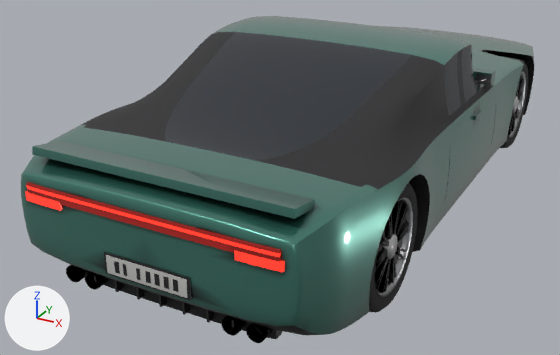
Renders of the glTF model assets/vehicles/halcyon.glb from each side of a commit.
One viewpoint serves both versions: a camera (50 mm lens) standing at (2.21, -5.04, 2.46) and looking at (-0.33, -0.43, 0.15). Lighting does not change. The marker at lower left points along +X, +Y and +Z. The picture after the commit comes second. Where no turn or scale is listed for an object, it has been applied to the vertices. Vertices at exactly the same position are counted once.

In view in the first picture: 'Body', 'Details', 'Wheel_FR', 'Wheel_RR' and 4 more.
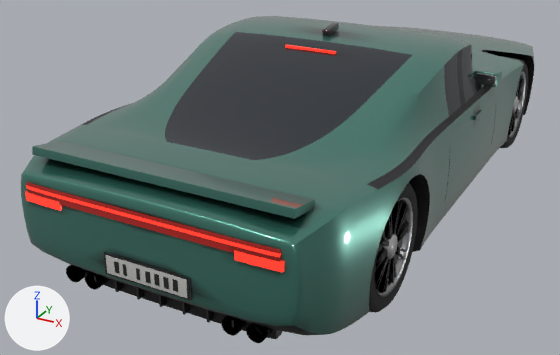
Pixel boxes [x1, y1, x2, y2] of what changed, in the pictures (560 x 355 px; the box of a moved part takes in the faces that stretch with it):
'Rounded', added: after [322, 22, 502, 87]
    faces in mat_paint: [474, 67, 502, 87]
    faces in mat_chrome: [476, 73, 496, 86]
    faces in mat_gloss: [322, 22, 339, 36]
part 1 of me_body, moved or reshaped: before [21, 175, 297, 325]; after [21, 175, 297, 326]
part 2 of me_body, recoloured: [24, 25, 500, 275] in both
part 3 of me_body, recoloured (black to green): [84, 32, 449, 187] in both
part 4 of me_details, added: after [285, 44, 336, 54]
part 5 of me_details, deleted: before [473, 68, 496, 85]

The edits, one by one:
me_body is used by ob_body; location (0.0, 0.0, 0.0).
me_body had 5169 vertices, 10334 faces and spanned x -1.01..1.01, y -2.4..2.4, z 0.12..1.25.
me_body now has 5489 vertices, 10974 faces and spans x -1.01..1.01, y -2.4..2.4, z 0.12..1.25.
me_body part 1: 98 vertices moved from x -0.82..0.82, y -2.4..-2.39, z 0.37..0.84 to x -0.82..0.82, y -2.4..-2.39, z 0.36..0.84; 73 vertices removed from x -0.75..0.74, y -2.4..-2.39, z 0.37..0.84; 233 vertices added at x -0.78..0.76, y -2.4..-2.39, z 0.36..0.84.
me_body part 2: 728 kept faces spanning x -1.01..1.01, y -2.4..2.4, z 0.12..1.25 get new vertex colours.
me_body part 3: 800 faces spanning x -0.94..0.94, y -1.81..0.55, z 0.81..1.21 switch from mat_trim to mat_paint.
Other edits to the shape of me_body do not show in these pictures.
me_body gains material mat_gloss.
me_details is used by ob_details; location (0.0, 0.0, 0.0).
me_details had 1124 vertices, 2032 faces and spanned x -0.99..0.99, y -2.42..2.42, z 0.16..0.96.
me_details now has 1084 vertices, 1972 faces and spans x -0.99..0.99, y -2.42..2.42, z 0.16..1.21.
me_details part 4: a new loose piece, a box spanning x -0.18..0.18, y -0.621..-0.601, z 1.184..1.206, in mat_taillight.
me_details part 5: 6 loose pieces with 48 vertices, spanning x -0.96..0.95, y 0.35..0.45, z 0.84..0.92, are deleted.
Other edits to the shape of me_details do not show in these pictures.
me_details no longer uses material mat_chrome.
Mesh me_rounded is new.
It has 664 vertices, 1300 faces and spans x -1.01..1.01, y -0.39..0.47, z 0.83..1.3.
Faces by material slot: [376, 376, 360, 188].
It uses material mat_paint.
It uses material mat_trim.
It uses material mat_chrome.
It uses material mat_gloss.
Object 'Rounded' (ob_rounded) is new; it shows me_rounded.
Its location is (0.0, 0.0, 0.0).
